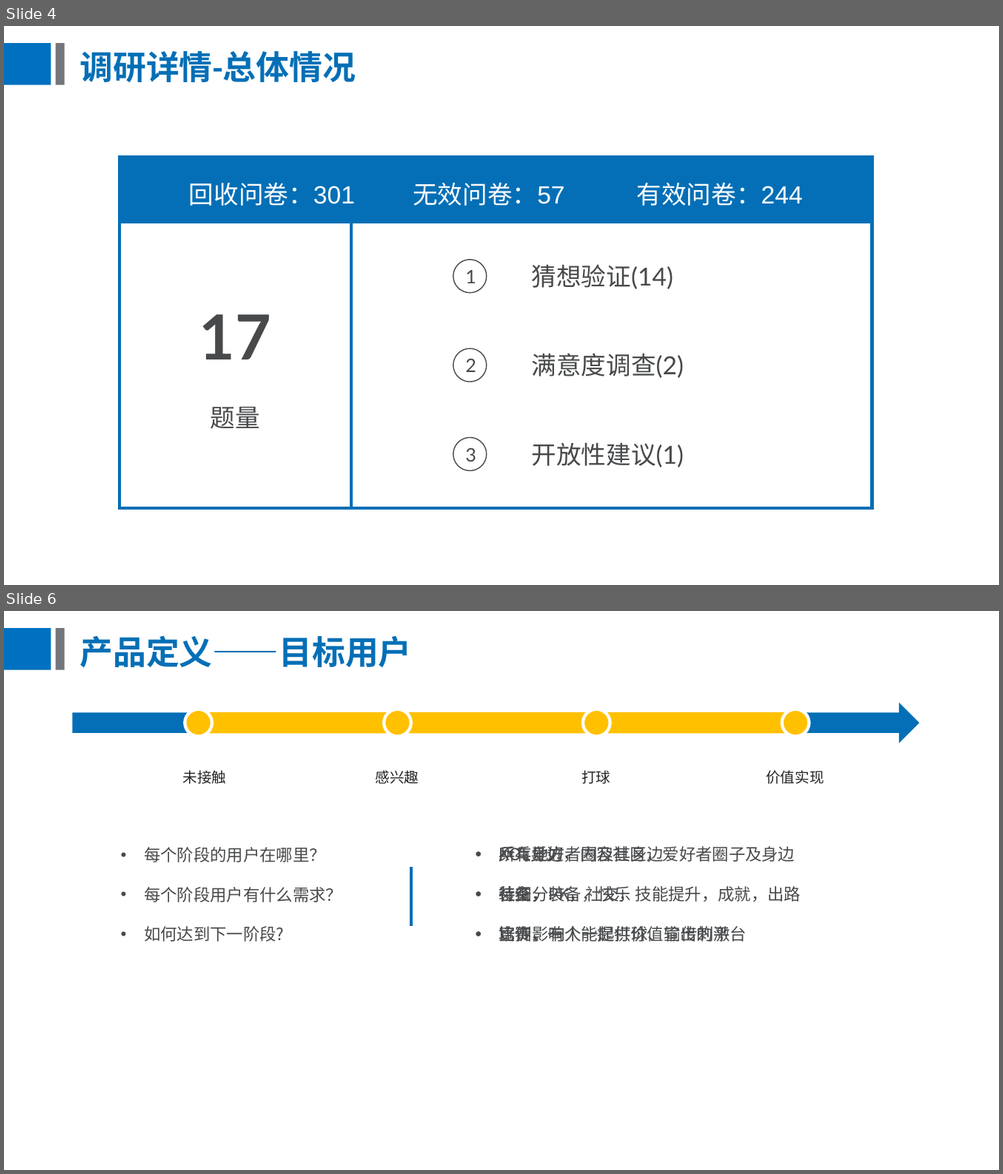
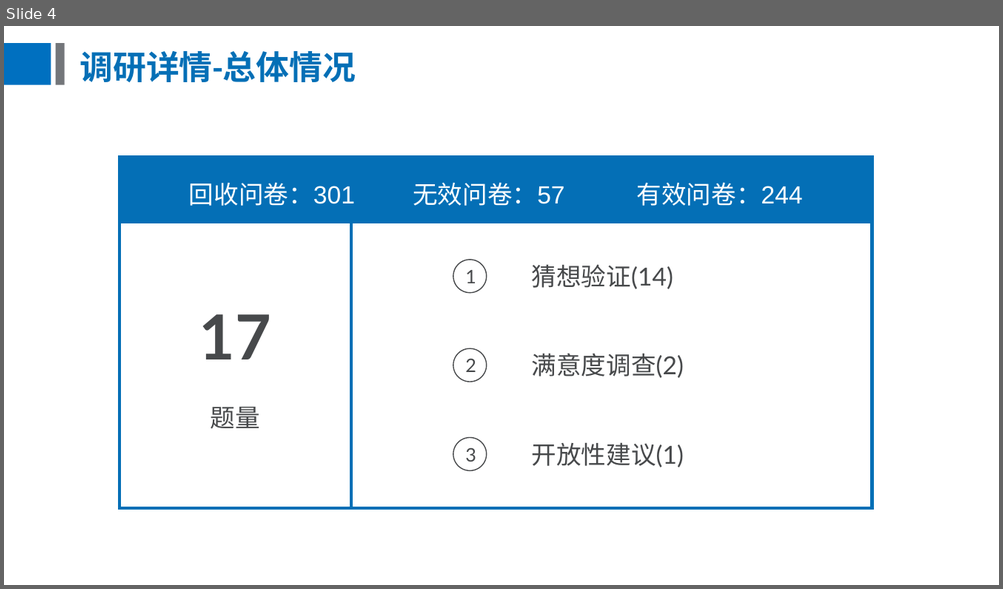
Before and after one commit to BursonHandsom/trainBusiness-ydl, a slide deck: 校园课问卷调研.pptx. Shown one above the other, each under a label of ours: slides 4 and 6 before the commit, slide 4 after it; the slides between them are not shown. The pictures are 1003x1174 and 1003x589 pixels, drawn with LibreOffice and Linux fonts; fonts in the diff are those of the drawing. Boxes give left, top, right and bottom in pixels: in the first picture for what was removed or moved away, otherwise in the second. Text is boxed around its words. In the diff, an @@ line names an element or a change of style, - is before the commit and + after.

```diff
--- a/校园课问卷调研.pptx
+++ b/校园课问卷调研.pptx
@@ slide 6 removed at bbox=[4, 611, 999, 1170], background #FFFFFF; not listed: 2 template elements that a slide beside it also shows @@
@@ title removed at bbox=[79, 635, 411, 668] @@
-产品定义——目标用户
@@ right arrow removed at bbox=[73, 703, 919, 743] @@
@@ ellipse removed at bbox=[185, 709, 211, 736] @@
@@ rectangle removed at bbox=[199, 712, 397, 733] @@
@@ ellipse removed at bbox=[384, 709, 410, 736] @@
@@ rectangle removed at bbox=[397, 712, 596, 733] @@
@@ text removed at bbox=[182, 770, 226, 784] @@
-未接触
@@ text removed at bbox=[375, 770, 419, 784] @@
-感兴趣
@@ text removed at bbox=[581, 770, 610, 784] @@
-打球
@@ text removed at bbox=[765, 770, 823, 784] @@
-价值实现
@@ text removed at bbox=[144, 847, 342, 942] @@
-• 每个阶段的用户在哪里？
-• 每个阶段用户有什么需求？
-• 如何达到下一阶段?
@@ group removed at bbox=[498, 709, 809, 942]: 2 ellipses, 1 rectangle, 1 text @@
-• 乒乓爱好者圈及其身边
-• 装备，PK，社交，技能提升，成就，出路
-• 比赛，一个能提供价值输出的平台
@@ text removed at bbox=[499, 844, 565, 942] @@
-• 所有地方
-• 待细分
-• 宣传影响
@@ text removed at bbox=[499, 846, 795, 942] @@
-• KOL身边，内容社区，爱好者圈子及身边
-• 社交，装备，快乐
-• 培训、有人一起打球、宣传刺激
@@ line removed from (410, 867) to (410, 925) @@
```
Also in this commit, not shown: 1 slide changed, 24 slides added, 13 other slides removed, 1 other file.
